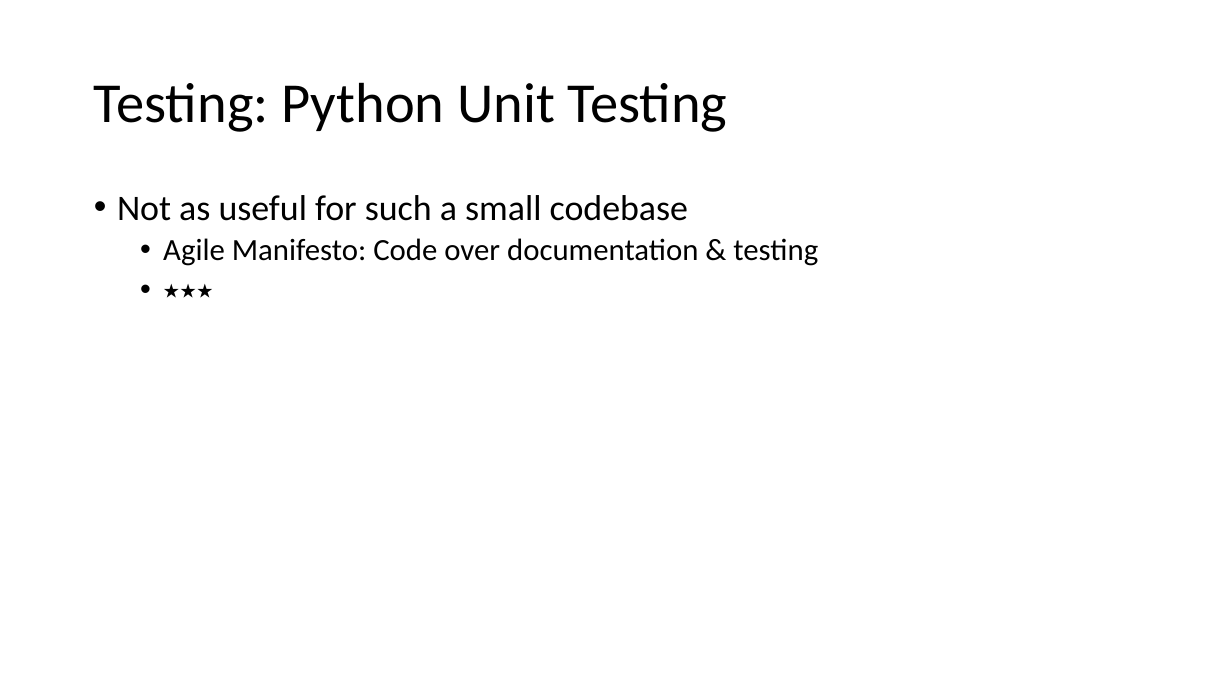
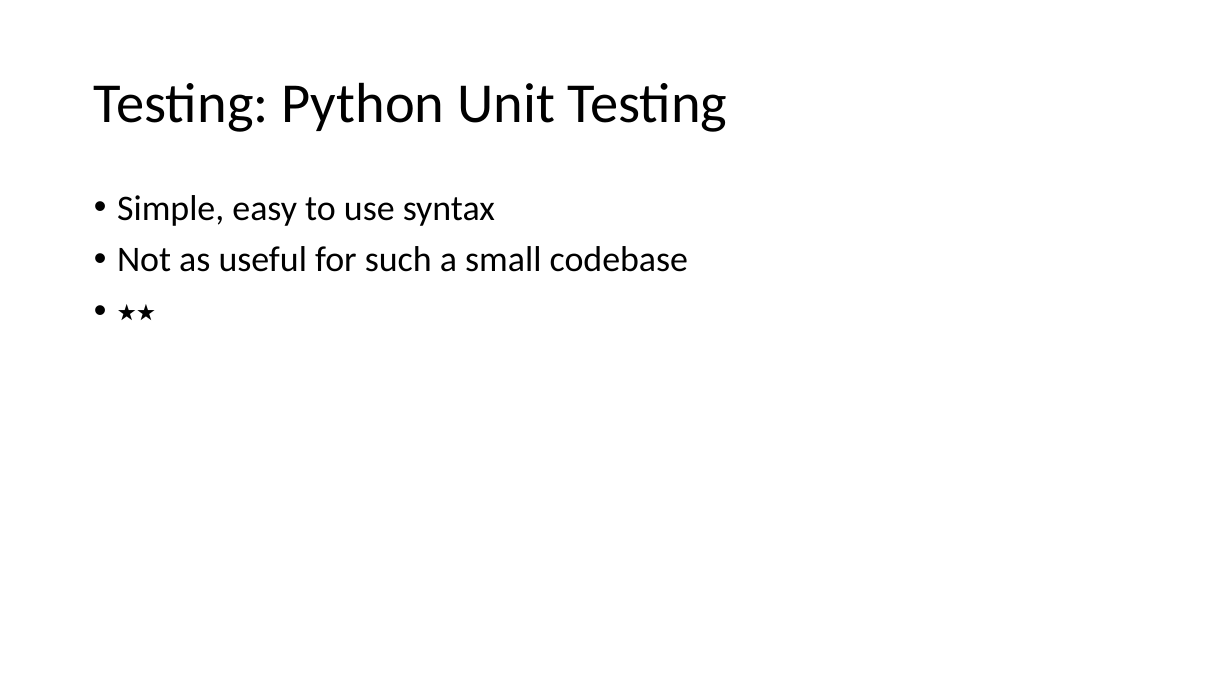
Before and after one commit to jjh68069/3308_Project, a slide deck: slide 6 of Documentation/ProjectPart5.pptx. Drawn at 1232x693 pixels with LibreOffice and Linux fonts; fonts in the diff are those of the drawing. Boxes give left, top, right and bottom in pixels: in the first picture for what was removed or moved away, otherwise in the second. Text is boxed around its words. In the diff, an @@ line names an element or a change of style, - is before the commit and + after.

Commit message:
Documentation
Added documentation here

```diff
--- a/Documentation/ProjectPart5.pptx
+++ b/Documentation/ProjectPart5.pptx
@@ text at [117,195,495,226]: paragraph added @@
+• Simple, easy to use syntax
@@ text at [163,238,818,266]: text changed; size 24 to 28 pt @@
-  • Agile Manifesto: Code over documentation & testing
-  • ⭑⭑⭑
+• ⭑⭑
```
Also in this commit, not shown: 8 other slides changed, 2 other files.
